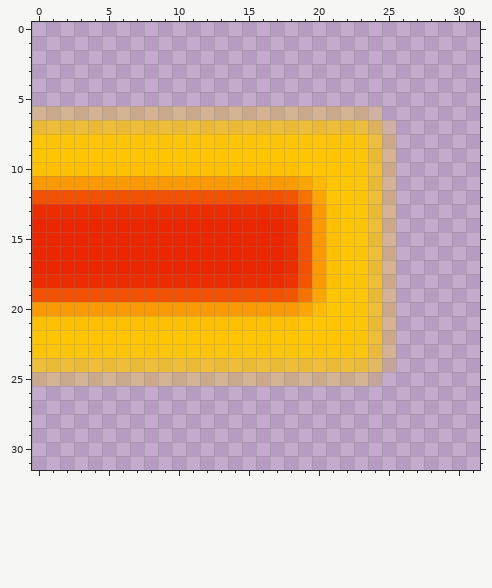
File history of a pixel-art sprite, assets/explosion_right.png. The picture above is the old version.
The file is 32x32 pixels. Pixels under 10% opacity are left out. Colours within 5 levels of each other are drawn and written as one.
New version:
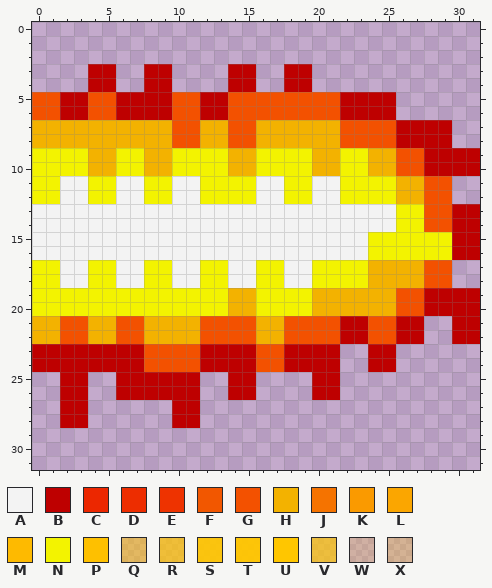
Palette (. is transparent): A #f3f3f3  B #be0000  C #ec2700  D #ed2d00  E #ee3300  F #f25700  G #f35100  H #f3b200  J #f57300  K #fa9a00  L #fba600  M #feba00  N #f3f300  P #fec000  Q #ffc50085  R #ffc600b8  S #ffc600ec  T #ffc600f5  U #ffc600  V #ffc700b1  W #ffc80033  X #ffc80046
Message: added powerup pickup, optimized explosions
The exact change:
Changed rows in their new state; - is an unchanged pixel.
first column x 0:
 3 ----BB--BB----BB--BB------------
 4 ----BB--BB----BB--BB------------
 5 GGBBGGBBBBGGBBGGGGGGGGBBBB------
 6 GGBBGGBBBBGGBBGGGGGGGGBBBB------
 7 HHHHHHHHHHGGHHGGHHHHHHGGGGBBBB--
 8 HHHHHHHHHHGGHHGGHHHHHHGGGGBBBB--
 9 NNNNHHNNHHNNNNHHNNNNHHNNHHGGBBBB
10 NNNNHHNNHHNNNNHHNNNNHHNNHHGGBBBB
11 NNAANNAANNAANNNNAANNAANNNNHHGG--
12 NNAANNAANNAANNNNAANNAANNNNHHGG--
13 AAAAAAAAAAAAAAAAAAAAAAAAAANNGGBB
14 AAAAAAAAAAAAAAAAAAAAAAAAAANNGGBB
15 AAAAAAAAAAAAAAAAAAAAAAAANNNNNNBB
16 AAAAAAAAAAAAAAAAAAAAAAAANNNNNNBB
17 NNAANNAANNAANNAANNAANNNNHHHHGG--
18 NNAANNAANNAANNAANNAANNNNHHHHGG--
19 NNNNNNNNNNNNNNHHNNNNHHHHHHGGBBBB
20 NNNNNNNNNNNNNNHHNNNNHHHHHHGGBBBB
21 HHGGHHGGHHHHGGGGHHGGGGBBGGBB--BB
22 HHGGHHGGHHHHGGGGHHGGGGBBGGBB--BB
23 BBBBBBBBGGGGBBBBGGBBBB..BB------
24 BBBBBBBBGGGGBBBBGGBBBB..BB------
25 ..BB..BBBBBB..BB....BB...-------
26 --BB--BBBBBB--BB----BB----------
27 --BB------BB--------------------
28 --BB------BB--------------------
Where, in picture pixels (left, top, right, bottom), the same in both pictures:
changed: (32, 64, 480, 428)
